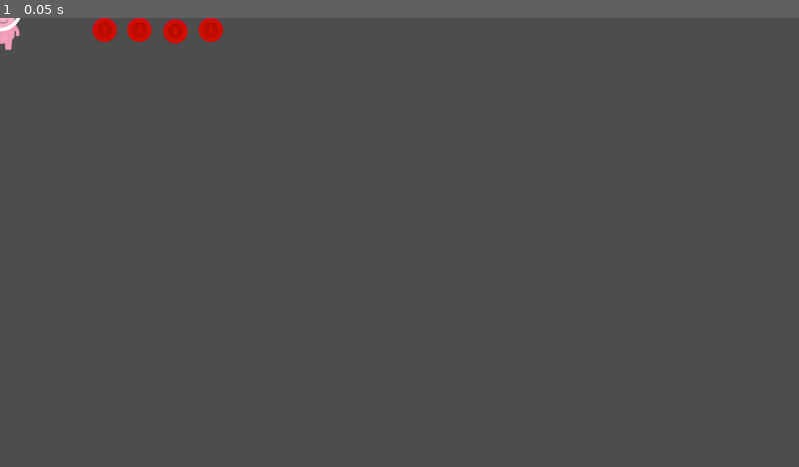
Above: before the commit, frame 1.
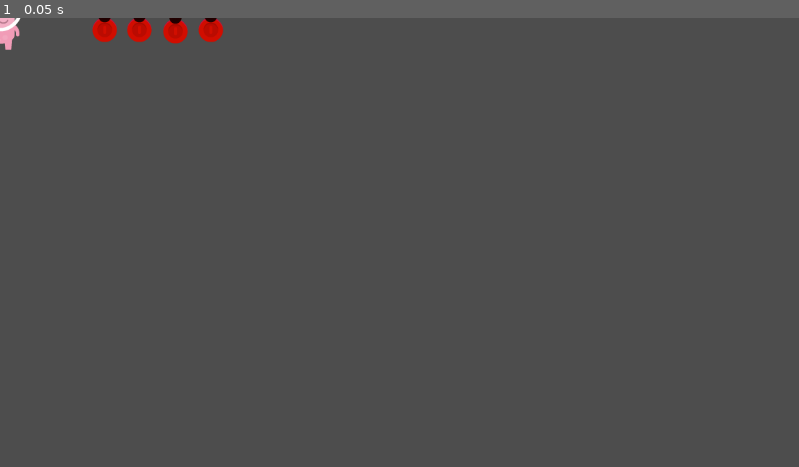
Above: after the commit, the same moment.

Repository: MaciejChodak/AkademiaZenvo
Game: Godot game, scene res://main.tscn
Same seed, same stepped clock (60 frames per second), same inputs: the game is played once before the commit and once after it. The project has no main scene, so this scene is started directly.
Inputs:
- Up to frame 1 (0.05 s): no input

The runs differ from the first frame. In frame 1, less than 0.1% of the frame differs, in the area x 12-28%, y 0-2%.

Commit message:
sesja w pracy
Kilka lekcji

Diff:
--- /dev/null
+++ b/projekt1zenvo/3d_test.tscn
@@ -0,0 +1,23 @@
+[gd_scene load_steps=3 format=3 uid="uid://ciayo4ahcxh64"]
+
+[sub_resource type="BoxMesh" id="BoxMesh_linea"]
+
+[sub_resource type="SphereMesh" id="SphereMesh_g22v7"]
+
+[node name="Main" type="Node3D"]
+
+[node name="Arms" type="MeshInstance3D" parent="."]
+transform = Transform3D(0.281116, 0, 0, 0, 0.263689, 0, 0, 0, 3.56599, 0, 2.61741, 0)
+mesh = SubResource("BoxMesh_linea")
+
+[node name="BodyDown" type="MeshInstance3D" parent="."]
+transform = Transform3D(2.57923, 0, 0, 0, 2.57923, 0, 0, 0, 2.57923, 0, 0.744857, 0)
+mesh = SubResource("SphereMesh_g22v7")
+
+[node name="Head" type="MeshInstance3D" parent="."]
+transform = Transform3D(1, 0, 0, 0, 1, 0, 0, 0, 1, 0, 3.66587, 0)
+mesh = SubResource("SphereMesh_g22v7")
+
+[node name="BodyMiddle" type="MeshInstance3D" parent="."]
+transform = Transform3D(1.94394, 0, 0, 0, 1.94394, 0, 0, 0, 1.94394, 0, 2.41146, 0)
+mesh = SubResource("SphereMesh_g22v7")
--- /dev/null
+++ b/projekt1zenvo/Materials/my_first_material.tres
@@ -0,0 +1,3 @@
+[gd_resource type="StandardMaterial3D" format=3 uid="uid://bcnaurcx33mgk"]
+
+[resource]
--- a/projekt1zenvo/coin.tscn
+++ b/projekt1zenvo/coin.tscn
@@ -5,3 +5,10 @@
 [node name="Coin" type="Sprite2D"]
 modulate = Color(0.818773, 0.0636312, 0.403616, 1)
 texture = ExtResource("1_d5gmh")
+
+[node name="Sprite2D" type="Sprite2D" parent="."]
+modulate = Color(0.175661, 0.342322, 1, 1)
+self_modulate = Color(0.937389, 0.143124, 0.319716, 1)
+position = Vector2(0, -19)
+scale = Vector2(0.5, 0.5)
+texture = ExtResource("1_d5gmh")
--- /dev/null
+++ b/projekt1zenvo/parenting.tscn
@@ -0,0 +1,3 @@
+[gd_scene format=3 uid="uid://d0nr8t6ph71a8"]
+
+[node name="Main" type="Node2D"]
